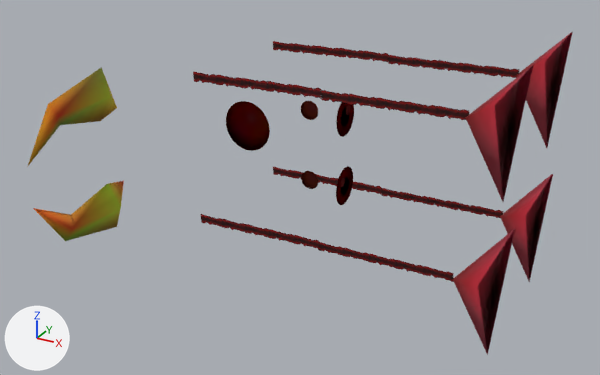
What one commit did to the glTF model assets/actors/scuttlebug.glb.
The view is the same before and after, from a 50 mm lens placed at (684.0, -1068.0, 417.0), pointed at (147.0, -90.0, -72.0). The axes (+X, +Y, +Z) are drawn at lower left. The lights are the same throughout. The older version comes first. Vertices at exactly the same position are counted once.

In view in the first picture: 'actor'.
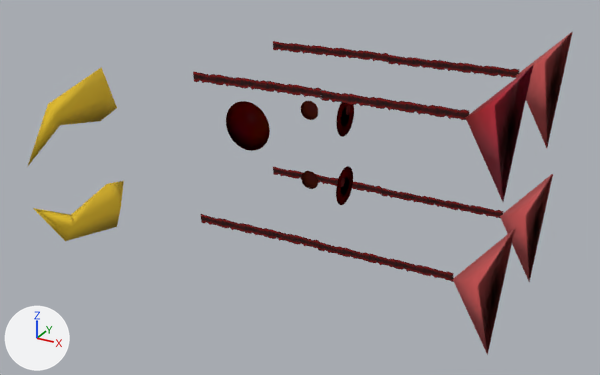
Where the change shows, as pixel boxes (x1, y1, x2, y2) in the pictures (600 x 375 px):
part 1 of me_actor, recoloured
    both: (29, 34, 572, 327)

The edits, one by one:
me_actor has 90 vertices, 76 faces and spans x -136.0..450.0, y -351.0..197.0, z -251.0..138.0.
me_actor is used by ob_actor; location (0.0, 0.0, 0.0).
me_actor part 1: 44 kept faces spanning x -136.0..450.0, y -351.0..197.0, z -251.0..134.0 get new vertex colours.
